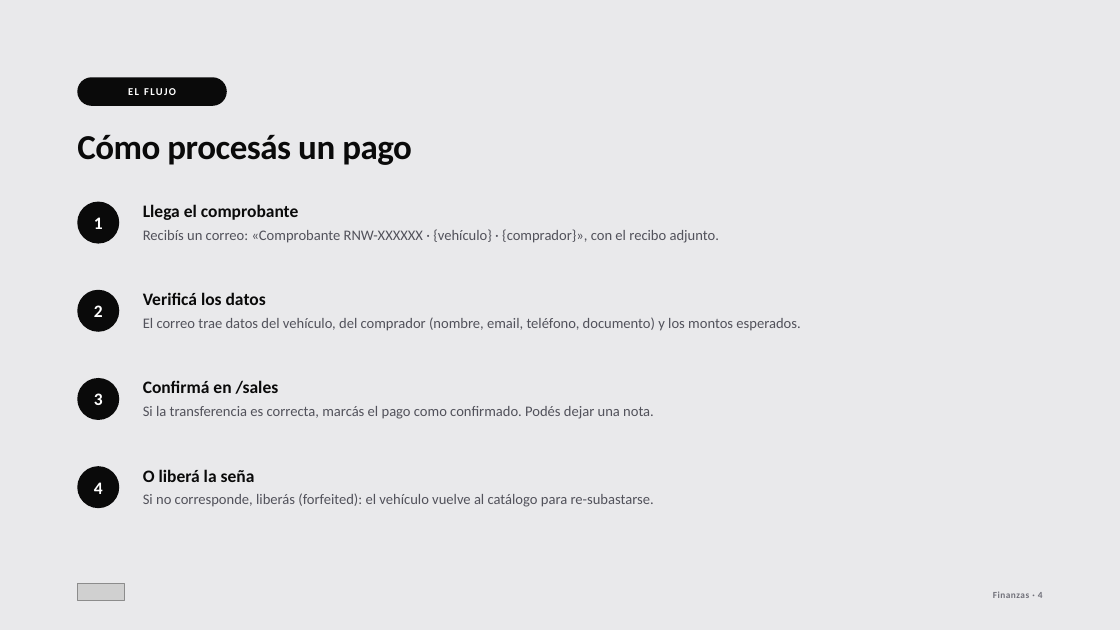
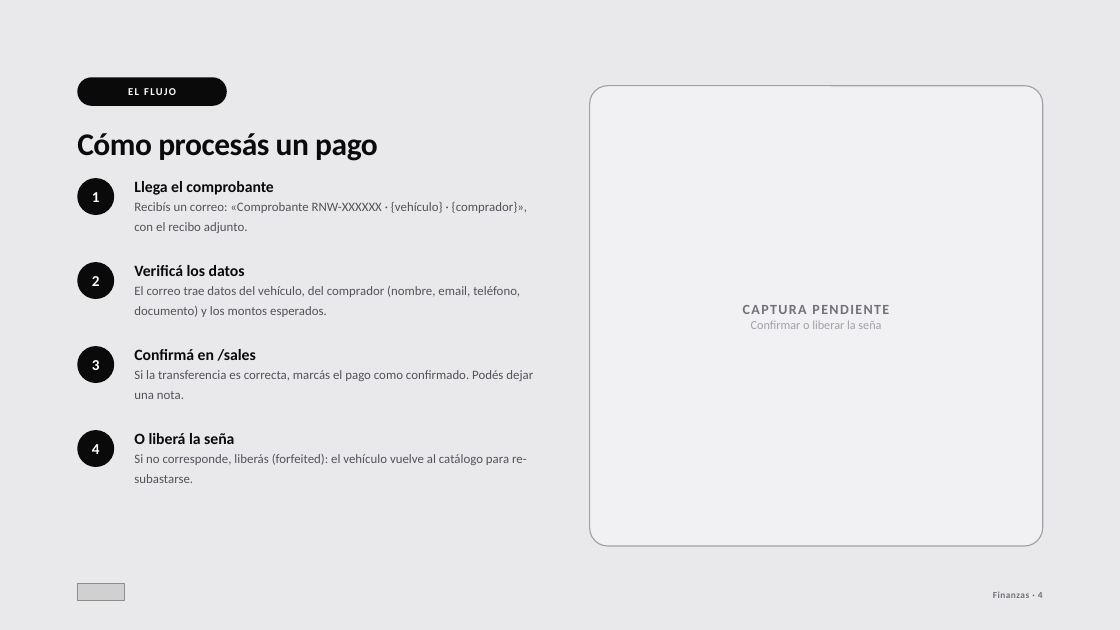
Before and after one commit to croman-coder/RenewSubastas, a slide deck: slide 7 of docs/onboarding/pptx/04-finanzas.pptx. Drawn at 1120x630 pixels with LibreOffice and Linux fonts; fonts in the diff are those of the drawing; grey boxes stand for pictures. Boxes give left, top, right and bottom in pixels: in the first picture for what was removed or moved away, otherwise in the second. Text is boxed around its words. In the diff, an @@ line names an element or a change of style, - is before the commit and + after.

```diff
--- a/docs/onboarding/pptx/04-finanzas.pptx
+++ b/docs/onboarding/pptx/04-finanzas.pptx
@@ rounded rectangle added at [590, 86, 1043, 546], fill #F1F1F3, outline #A1A1AA 1 pt, 10.5 pt, text #A1A1AA @@
+CAPTURA PENDIENTE
+Confirmar o liberar la seña
@@ text "Cómo procesás un pago" at [77, 133, 378, 161]: size 30 to 27 pt @@
@@ ellipse "1": place and size @@
-ellipse "1" at [77, 202, 119, 244]
+ellipse "1" at [77, 178, 114, 215]
@@ text "Llega el comprobante": place and size @@
-text "Llega el comprobante" at [143, 204, 719, 243]
+text "Llega el comprobante" at [134, 181, 527, 233]
@@ text "Llega el comprobante" at [134, 181, 527, 233]: size 15 to 13.5 pt in "Llega el comprobante"; size 12.5 to 11 pt in "Recibís un correo: «Comprobante RNW-XXXXXX · {vehículo} ..."; line spacing 1.28 to 1.25 @@
@@ ellipse "2": place and size @@
-ellipse "2" at [77, 290, 119, 332]
+ellipse "2" at [77, 262, 114, 299]
@@ text "Verificá los datos": place and size @@
-text "Verificá los datos" at [143, 292, 800, 331]
+text "Verificá los datos" at [134, 265, 520, 317]
@@ text "Verificá los datos" at [134, 265, 520, 317]: size 15 to 13.5 pt in "Verificá los datos"; size 12.5 to 11 pt in "El correo trae datos del vehículo, del ..."; line spacing 1.28 to 1.25 @@
@@ ellipse "3": place and size @@
-ellipse "3" at [77, 378, 119, 420]
+ellipse "3" at [77, 346, 114, 383]
@@ text "Confirmá en /sales": place and size @@
-text "Confirmá en /sales" at [143, 380, 654, 419]
+text "Confirmá en /sales" at [134, 349, 533, 399]
@@ text "Confirmá en /sales" at [134, 349, 533, 399]: size 15 to 13.5 pt in "Confirmá en /sales"; size 12.5 to 11 pt in "Si la transferencia es correcta, marcás el ..."; line spacing 1.28 to 1.25 @@
@@ size 15 to 13 pt in 4 elements at [77, 178, 114, 215], [77, 262, 114, 299], [77, 346, 114, 383], [77, 430, 114, 467] @@
@@ ellipse "4": place and size @@
-ellipse "4" at [77, 466, 119, 508]
+ellipse "4" at [77, 430, 114, 467]
@@ text "O liberá la seña": place and size @@
-text "O liberá la seña" at [143, 469, 654, 507]
+text "O liberá la seña" at [134, 433, 527, 483]
@@ text "O liberá la seña" at [134, 433, 527, 483]: size 15 to 13.5 pt in "O liberá la seña"; size 12.5 to 11 pt in "Si no corresponde, liberás (forfeited): el vehículo ..."; line spacing 1.28 to 1.25 @@
```
Also in this commit, not shown: 1 other slide changed, 16 other files.
